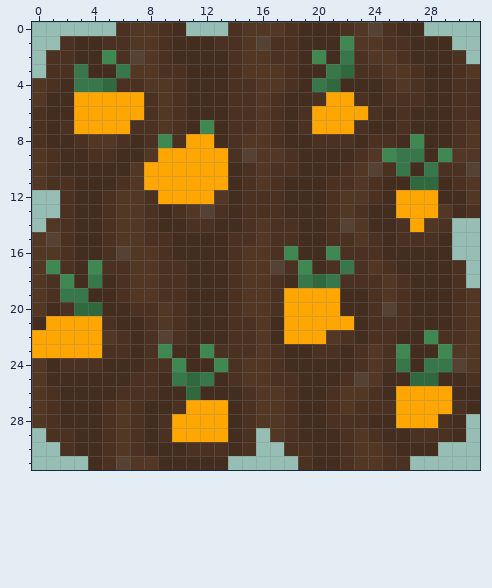
One commit to this pixel-art sprite: assets/map/pumpkin.png. Above, as it was before the edit.
The file is 32x32 pixels. Colours within 5 levels of each other are drawn and written as one.
Once edited:
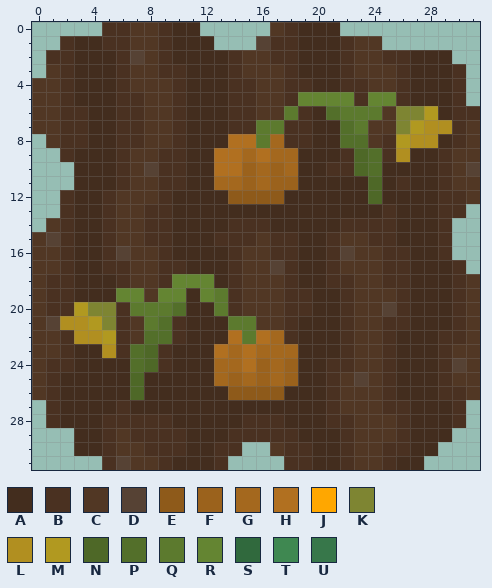
Palette (. is transparent): A #432d1e  B #4a3121  C #513724  D #564234  E #8e5a1a  F #9b621c  G #a4681e  H #b17020  J #ffa700  K #7e8532  L #b18f20  M #b19920  N #4e6827  P #536f2a  Q #5c7a2e  R #648532  S #30693d  T #3f8851  U #37774a
The exact change:
Changed rows in their new state; - is an unchanged pixel.
first column x 0:
 0 -----B-----A--...-----......----
 1 -------------...------B--.....--
 2 -----A--------------A-BC-B----.-
 3 -C-A--B--------------ABCC-BA---.
 4 -CBAAA-C-----------BAABBCCBA---.
 5 -CBAAABBC--------CBRRRR-RR-A---.
 6 CCBBAABBC--------CQ-APQQQCKKM---
 7 CC-BAAB-C---A---QQB-AAPQCCKMLL--
 8 .CB-AA-BCC-AA-HHQGBBAAPPC-MLL---
 9 ..B-AABC-BBAAHHGHGG---BNPBLA-B--
10 ...---B-DBBAAHHFGFG--B-NPAA-A-C-
11 ...-----CBBAAGGFGFF--AAAN-BAABC-
12 --------CBAAAAEEEE---AAAN-AAABB-
13 ---------BAAAA-AAA---AAA-BAAABB.
14 ---------B-AA-B-BAA--ABBBBAAA---
15 -------------B--------C--BAAAB--
16 ------------------B--BDCCBB--B--
17 -C--A--------------A--CC--B-----
18 --B-A-----RRR----CBAAB-CCB-----C
19 --BA--RR-RR-RQ---CBBAABCC-------
20 -B-MKKBQQQP--Q---CBBAABCC-------
21 CDLLMKBCQP----QQ-CBAAABCC-------
22 CCBLLM-CPP----HQHGBAAA-CC---A---
23 CCBAAL-PNB--AHGHGGG-AABC--A--B--
24 -B-AA--PN-A--GGHFGF--BBC--A-AB--
25 -B-----NA-AAAGFGFGF--BC--B-AABCC
26 ------ANA--A--EEEEA-----CBAAABBC
27 .----ABA--AAAA-AAAA----CC-BAAA-.
28 .-----B-B-AAAA--BBA----CCCBAAAB-
29 -..-----B-BAAAB-BB------CCBAAA.-
30 --.----CBBBAA-B.-C--------B-----
31 ----.----B---B----B-------AA----
